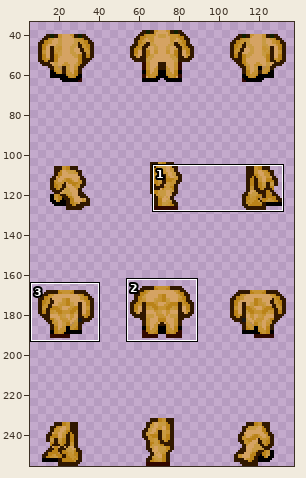
One commit to this sprite sheet: data/sprites/outfit/body-testing/body_003.png. Above, an overview of the earlier version with the close-up marked.
Close-up. Before the edit:
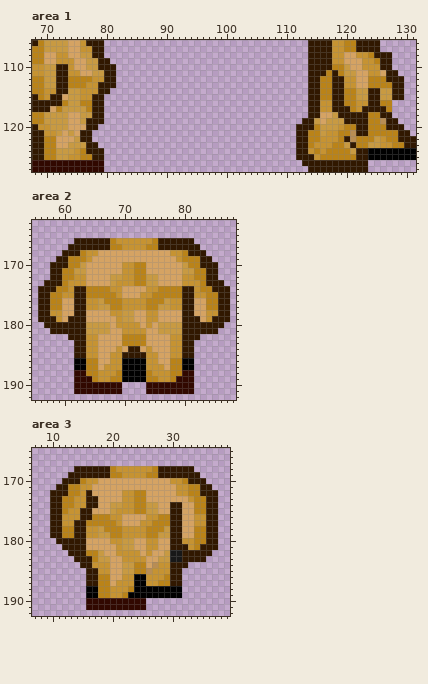
The file is 144x256 pixels. Colours within 5 levels of each other are drawn and written as one. Shown: area 1: x 68..131, y 106..127; area 2: x 55..88, y 163..192; area 3: x 7..39, y 165..192. The wide view leaves out empty margins. The commit also changed other parts of the picture, which this record leaves out.
Once edited:
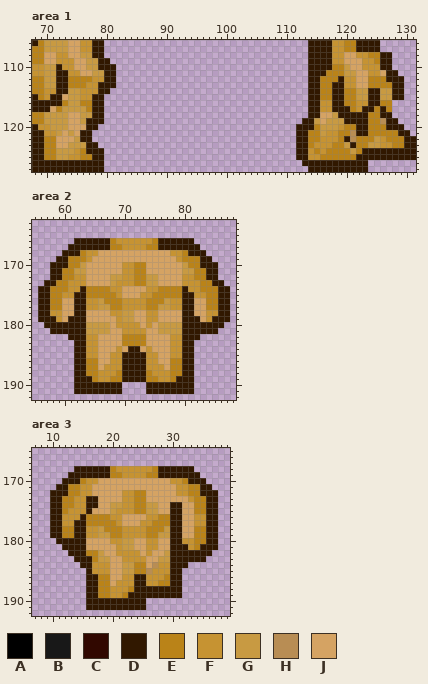
Palette (. is transparent): A #000000  B #181818  C #310800  D #311800  E #ba8318  F #c69332  G #c89a42  H #b88d54  J #d5a363
Change:
--- area 1
@@ x 68..131 @@
-106 DEGGGGJJFDDD..................................DDDDFFEEDDDD......
+106 DEGGGGJJFFDD..................................DDDDFFEEDDDD......
 107 EEGGGGJJFFDD..................................DDDDFFEEDDDD......
-108 EEJJFFJJGGDD..................................DDDDFFJJFFEDDD....
+108 EEJJFFJJGGDD..................................DDDDFFJJFFEEDD....
 109 EEJJFFFJJGGDD.................................DDDDFFJJJFFEDD....
-110 FFGGDDFJJGGDDD................................DDDDEEGJJFFFDD....
-111 FFGGDDFFJJGGDD................................DDDEDEGGJJFFJDD...
-112 EEGGDDEEEEFFDD................................DDEEDDFFJJEEEDDD..
+110 FFGGDFFJJGGDDD................................DDDDEEGJJFFFDD....
+111 FFGGDDFFJJGGDD................................DDDEEEGGJJFFJDD...
+112 EEGGDDEEEEFFDD................................DDEEEDFFJJEEEDDD..
 113 EEGGDDEEEFFDDD................................DDEEDDFFJJEEEEDD..
@@ x 123..127 @@
 116 FDDEE
-117 DDDDE
+117 DDEDE
 118 DEEDD
@@ x 68..131 @@
 121 DDFFGJGJDD..................................DDEEGFFEEHDDEEEEEDD.
-122 DDEEJJJGDD..................................DDEEFFFEDHEEEGFEEDDD
+122 DDEEJJJGDD..................................DDEEFFFEDHEEEGFEEEDD
 123 DDEEJJGGGDD.................................DDEFFFEEGDEEGGFFEEDD
-124 DDEEGGGFEDDD................................DDFEFEEEEGDDAAAAAAAA
-125 DDEEGGFFEEDD................................DDDFEEEEEEDDAAAAAAAA
-126 CCCCCCCCCCCC.................................DDDDDDDDDDD........
-127 CCCCCCCCCCCC..................................DDDDDDDDDD........
+124 DDEEGGGFEDDD................................DDFEFEEEEGEDDDDDDDDD
+125 DDEEGGFFEEDD................................DDFFEEEEEEDDDDDDDDDD
+126 DDDDDDDDDDDD.................................DDDDDDDDDDD........
+127 DDDDDDDDDDDD..................................DDDDDDDDDD........
--- area 2
@@ x 55..88 @@
 172 ...DDEEFFJJJJGGFFEEGGJJJJFFEEDD...
-173 ..DDDEFFFJJJJGFFFEEGGJJJJFFFEDDD..
-174 .DDDEEFDDEEEEFFJJJJFFEEEEDDFEEDDD.
+173 ..DDEEFFFJJJJGFFFEEGGJJJJFFFEEDD..
+174 .DDEEEFFDEEEEFFJJJJFFEEEEDFFEEEDD.
 175 .DDEEFFDDEEEEEFJJJFFEEEEEDDFFEEDD.
@@ x 55..88 @@
 185 .......DDFFJJFFDDDDFFJJFFDD.......
-186 .......AAEEJJFFAAAAFFJJEEAA.......
-187 .......AAEEJFFFAAAAFFFJEEAA.......
-188 .......CCEEFFFEAAAAEFFFEECC.......
-189 .......CCCEFFEEAAAAEEFFECCC.......
-190 .......CCCCCCCC....CCCCCCCC.......
-191 .......CCCCCCCC....CCCCCCCC.......
+186 .......DDEEJJFFDDDDFFJJEEDD.......
+187 .......DDEEJFFFDDDDFFFJEEDD.......
+188 .......DDEEFFFEDDDDEFFFEEDD.......
+189 .......DDDEFFEEDDDDEEFFEDDD.......
+190 .......DDDDDDDD....DDDDDDDD.......
+191 .......DDDDDDDD....DDDDDDDD.......
 192 ..................................
--- area 3
@@ x 13..18 @@
 171 EEFFJJ
-172 EEFDJJ
+172 EEFFJJ
 173 EFFDDJ
 174 EFFDDJ
-175 FFDDJJ
-176 FFDDEE
+175 FFFDJJ
+176 FFDEEE
 177 FDDEEE
@@ x 14..33 @@
 181 DDJJJJJFGGJJFFJJDDDF
-182 DDEEGJJFFFFJFJJGBBDD
-183 DDDEGGJJFFFFJJGGBBDD
+182 DDEEGJJFFFFJFJJGDDDD
+183 DDDEGGJJFFFFJJGGDDDD
 184 .DDFFFJJGGEEJHFFDDD.
-185 ..DDFFJJGGEEHFFFDD..
-186 ..DDEEJJFFAAFFFEDD..
-187 ..DDEEJFFFAAFFEEDD..
-188 ..AAEEFFFEAAAAAAAA..
-189 ..AAEEFFEAAAAAAAAA..
-190 ..CCCCCCCCCC........
-191 ..CCCCCCCCCC........
+185 ..DFFFJJGGEEHFFFDD..
+186 ..DDEEJJFFDDFFFEDD..
+187 ..DDEEJFFFDDFFEEDD..
+188 ..DDEEFFFEDDDDDDDD..
+189 ..DDEEFFEDDDDDDDDD..
+190 ..DDDDDDDDDD........
+191 ..DDDDDDDDDD........
 192 ....................
